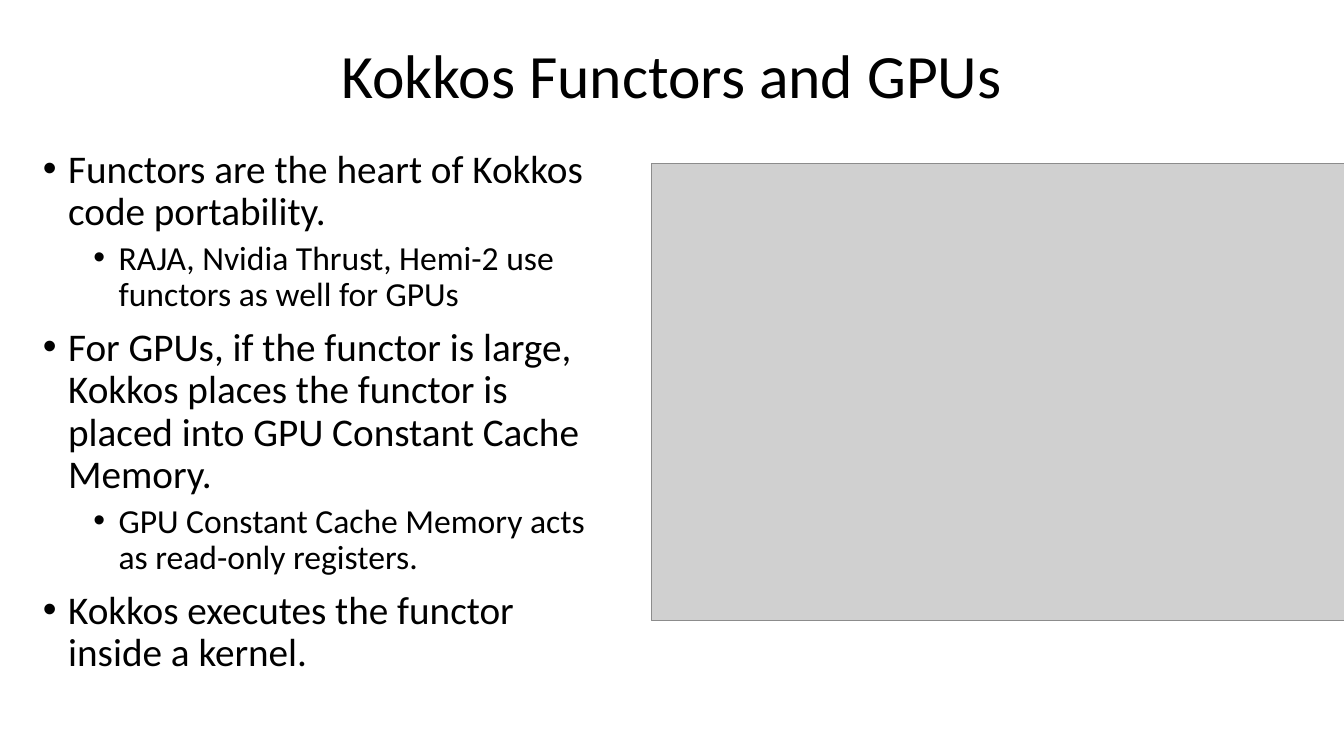
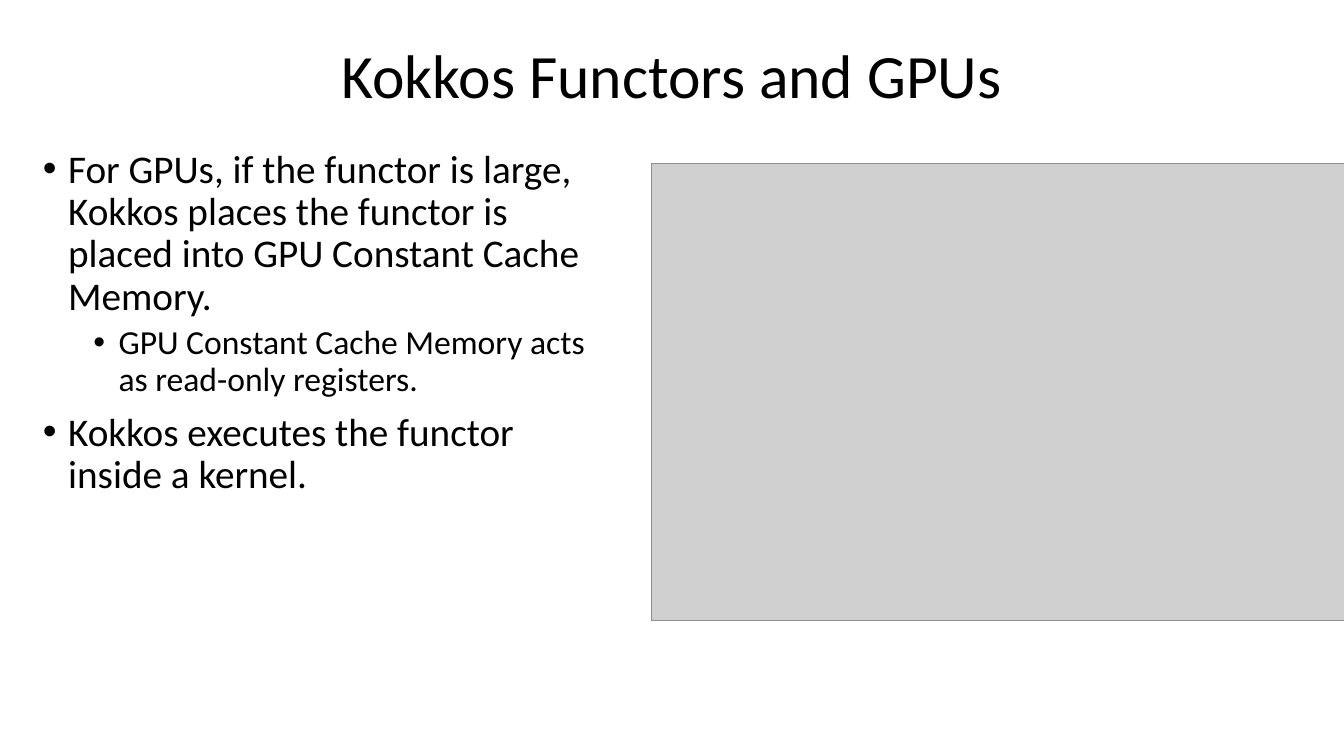
Before and after one commit to bradleypeterson/proposal, a slide deck: slide 27 of slides/Portable and Performant GPU_dec1.pptx (slide 18 before the commit). Drawn at 1344x756 pixels with LibreOffice and Linux fonts; fonts in the diff are those of the drawing; grey boxes stand for pictures. Boxes give left, top, right and bottom in pixels: in the first picture for what was removed or moved away, otherwise in the second. Text is boxed around its words. In the diff, an @@ line names an element or a change of style, - is before the commit and + after.

```diff
--- a/slides/Portable and Performant GPU_dec1.pptx
+++ b/slides/Portable and Performant GPU_dec1.pptx
@@ text at <box>68,155,582,307</box>: paragraphs removed @@
-• Functors are the heart of Kokkos code portability.
-  • RAJA, Nvidia Thrust, Hemi-2 use functors as well for GPUs
```
Also in this commit, not shown: 15 other slides changed, 18 slides added, 6 slides removed, 2 other files.
